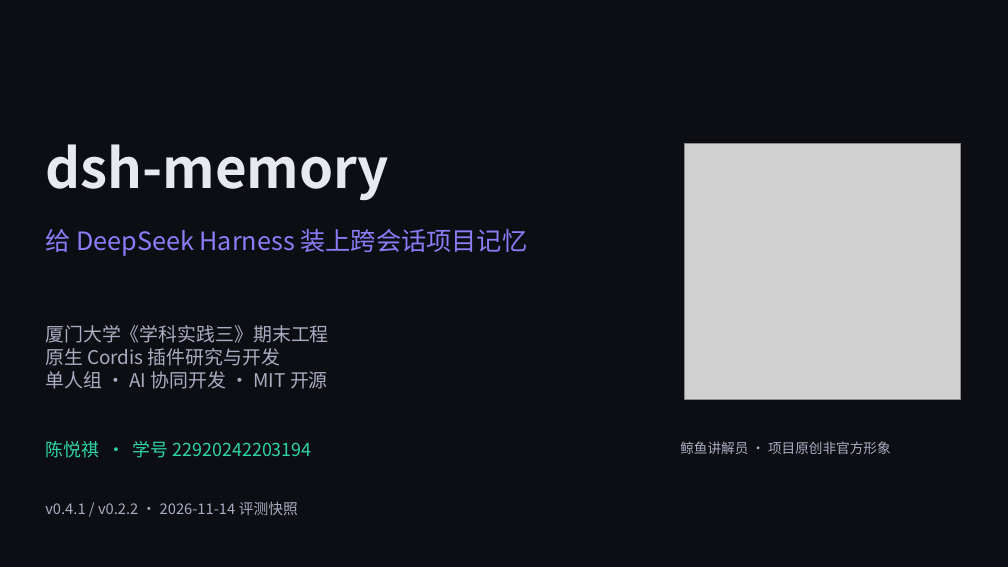
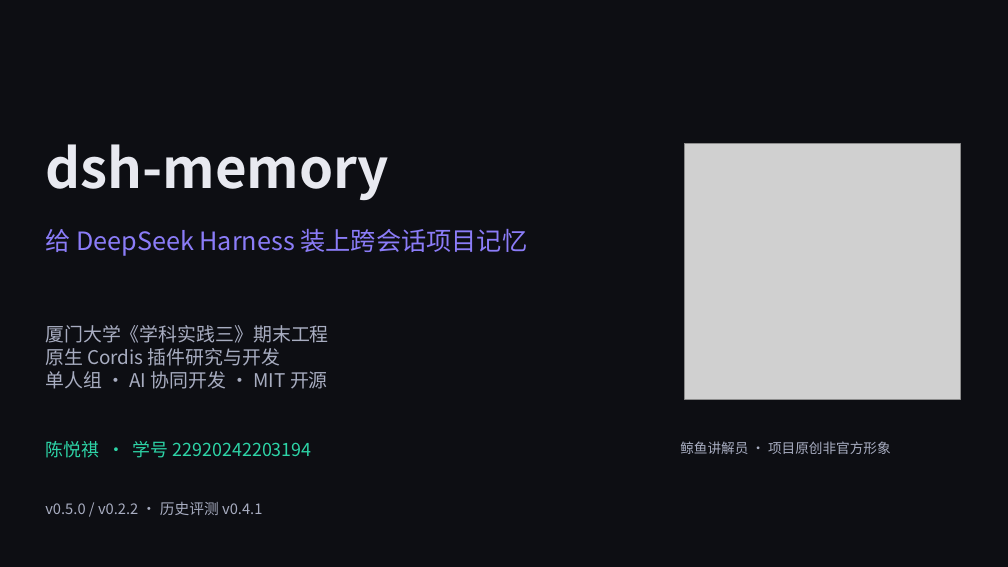
Before and after one commit to ChenYueqi2024/dsh-memory, a slide deck: slide 1 of downloads/dsh-memory-defense.pptx. Drawn at 1008x567 pixels with LibreOffice and Linux fonts; fonts in the diff are those of the drawing; grey boxes stand for pictures. Boxes give left, top, right and bottom in pixels: in the first picture for what was removed or moved away, otherwise in the second. Text is boxed around its words. In the diff, an @@ line names an element or a change of style, - is before the commit and + after.

```diff
--- a/downloads/dsh-memory-defense.pptx
+++ b/downloads/dsh-memory-defense.pptx
@@ text at (x1=45, y1=502, x2=262, y2=515): text changed @@
-v0.4.1 / v0.2.2 · 2026-11-14 评测快照
+v0.5.0 / v0.2.2 · 历史评测 v0.4.1
```
Also in this commit, not shown: 11 other slides changed, 5 other files.
